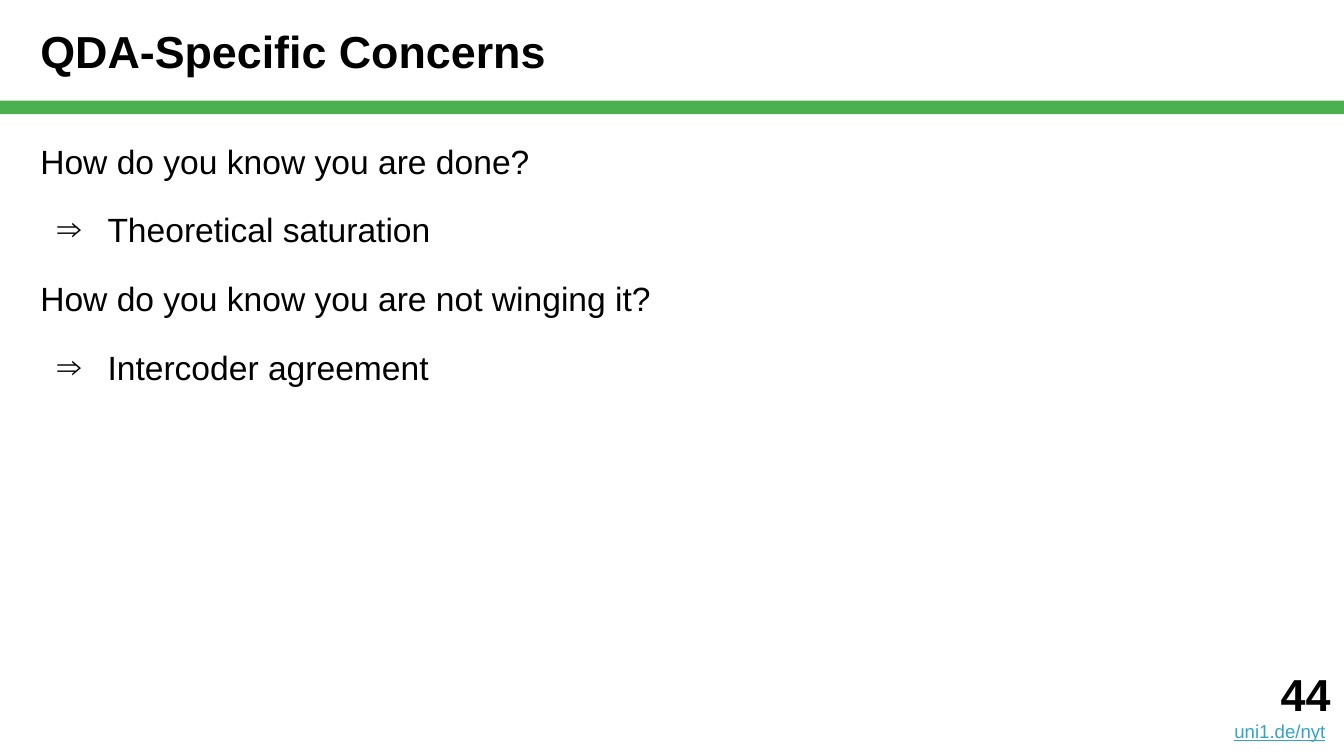
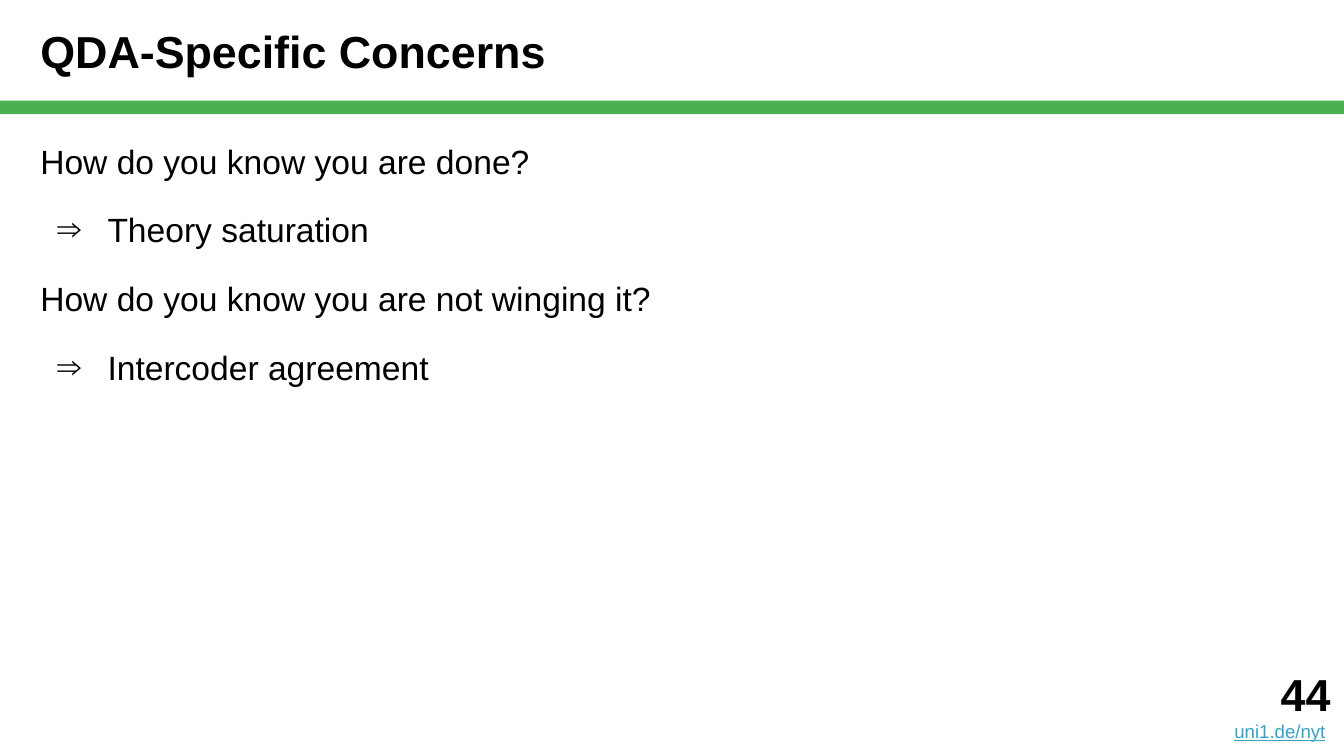
Before and after one commit to dirkriehle/nyt-course, a slide deck: slide 44 of Lecture slides/NYT B03 - Qualitative Data Analysis.pptx. Drawn at 1344x756 pixels with LibreOffice and Linux fonts; fonts in the diff are those of the drawing. Boxes give left, top, right and bottom in pixels: in the first picture for what was removed or moved away, otherwise in the second. Text is boxed around its words. In the diff, an @@ line names an element or a change of style, - is before the commit and + after.

```diff
--- a/Lecture slides/NYT B03 - Qualitative Data Analysis.pptx
+++ b/Lecture slides/NYT B03 - Qualitative Data Analysis.pptx
@@ text at [108, 217, 369, 248]: text changed @@
-⇒ Theoretical saturation
+⇒ Theory saturation
```
Also in this commit, not shown: 10 other slides changed, 1 other file.
